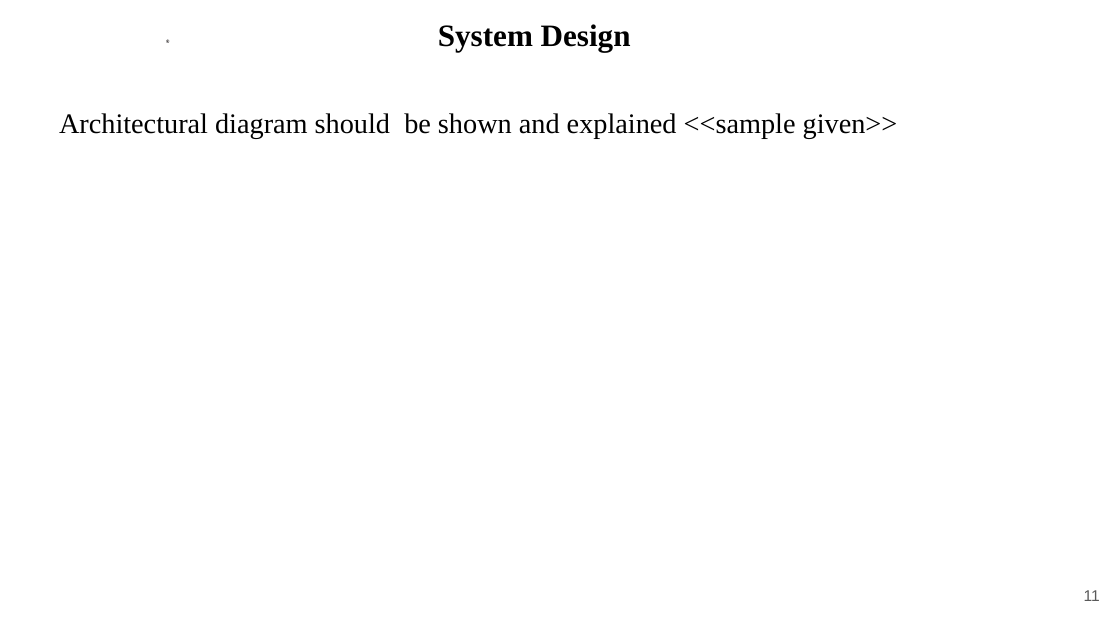
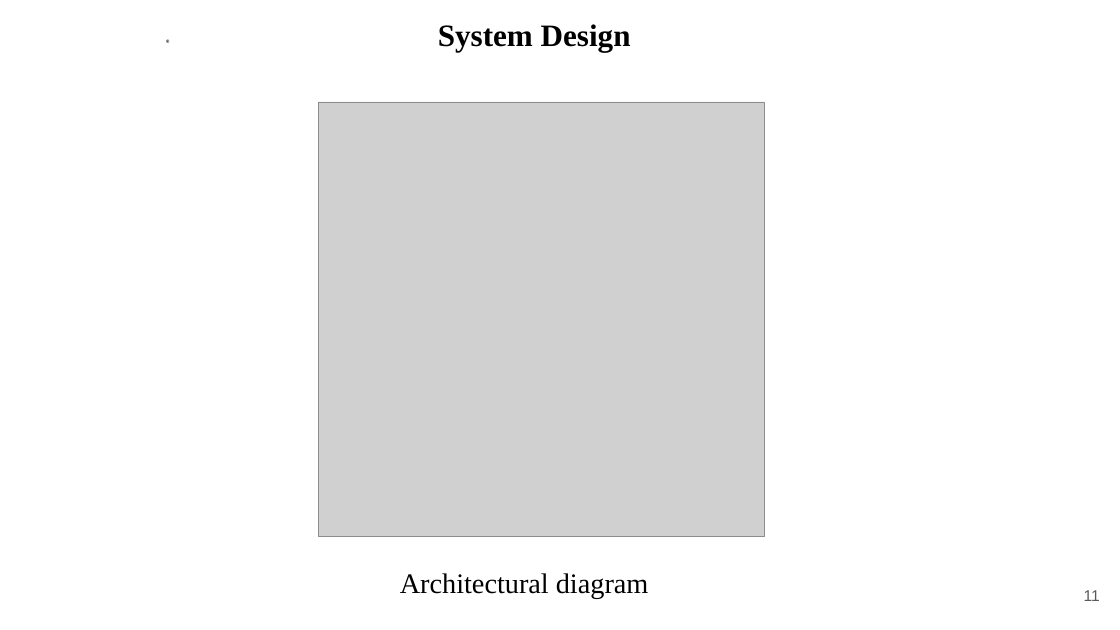
Before and after one commit to rajeshacu/LoRa-based-Location-tracking-and-Fall-detection-System, a slide deck: slide 11 of Phase II Major Project(1).pptx. Drawn at 1120x630 pixels with LibreOffice and Linux fonts; fonts in the diff are those of the drawing; grey boxes stand for pictures; background and template pictures are left out. Boxes give left, top, right and bottom in pixels: in the first picture for what was removed or moved away, otherwise in the second. Text is boxed around its words. In the diff, an @@ line names an element or a change of style, - is before the commit and + after.

```diff
--- a/Phase II Major Project(1).pptx
+++ b/Phase II Major Project(1).pptx
@@ text removed at (59, 113, 898, 138) @@
-Architectural diagram should be shown and explained <<sample given>>
@@ picture added at (318, 102, 764, 536) @@
@@ text added at (400, 573, 649, 598), 40 pt, text #000000 @@
+Architectural diagram
```
Also in this commit, not shown: 15 other slides changed, 4 slides added, 2 other files.
